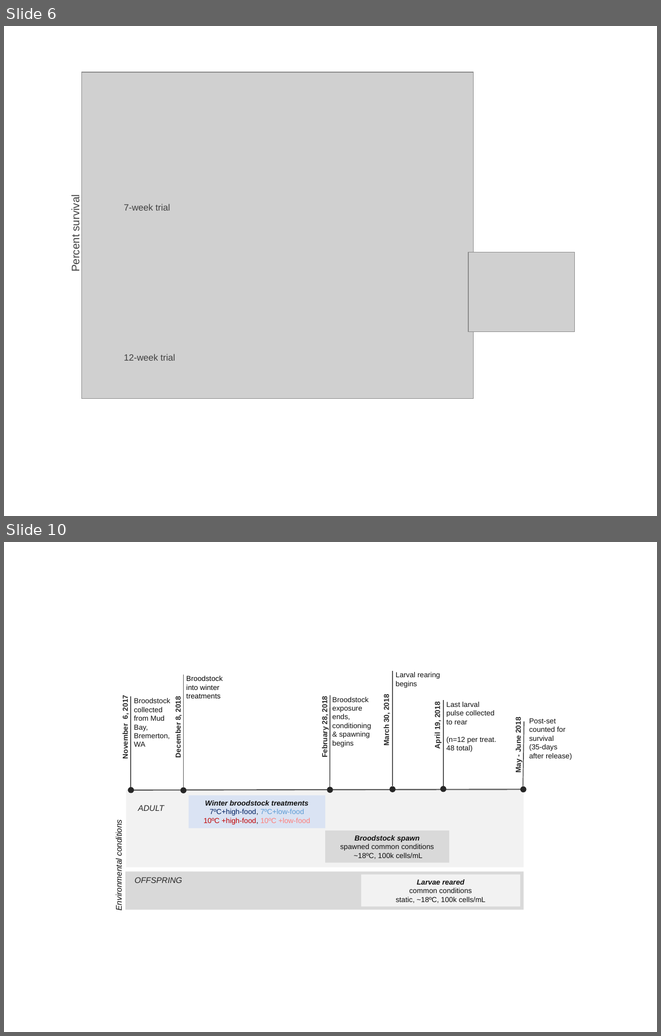
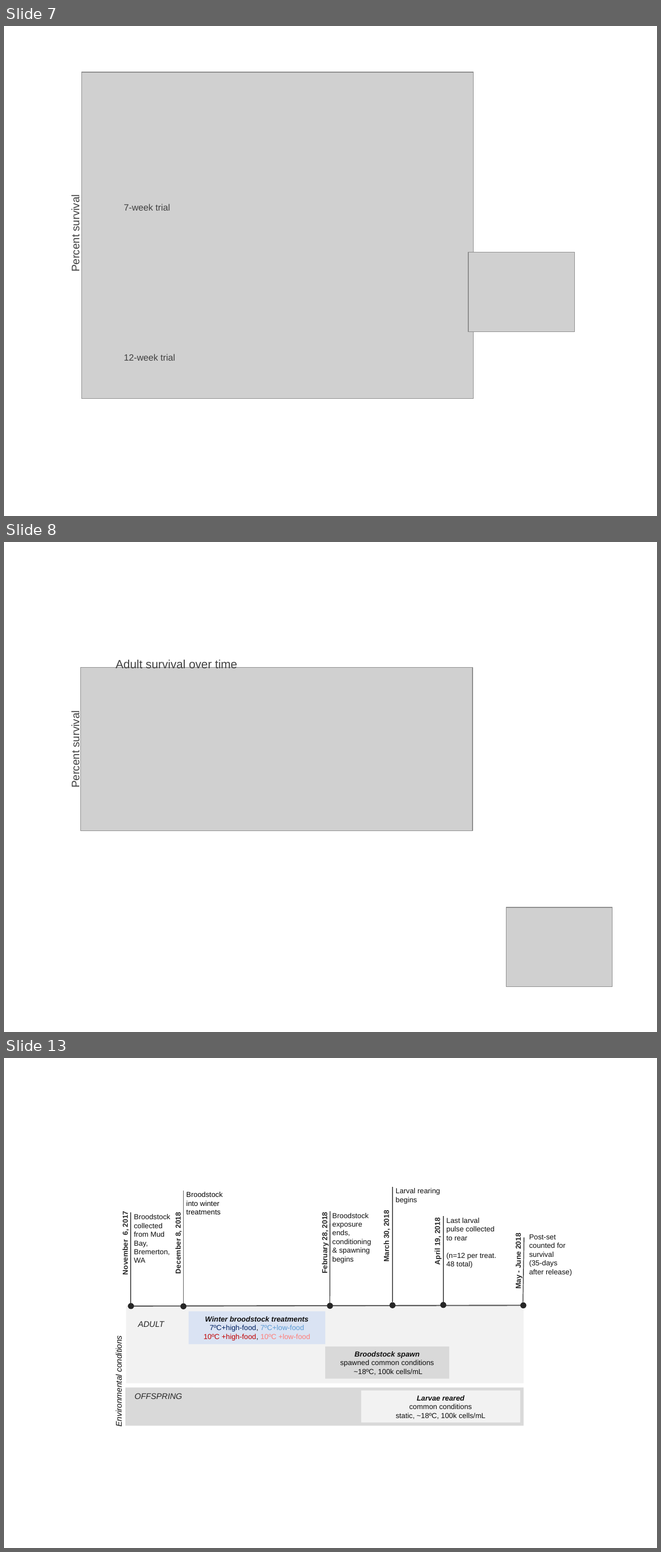
Before and after one commit to laurahspencer/O.lurida_Temperature, a slide deck: admin/plot-editing.pptx. Shown one above the other, each under a label of ours: slides 6 and 10 before the commit, slides 7, 8 and 13 after it; the slides between them are not shown. The pictures are 661x1036 and 661x1552 pixels, drawn with LibreOffice and Linux fonts; fonts in the diff are those of the drawing; grey boxes stand for pictures. Boxes give left, top, right and bottom in pixels: in the first picture for what was removed or moved away, otherwise in the second. Text is boxed around its words. In the diff, an @@ line names an element or a change of style, - is before the commit and + after.

```diff
--- a/admin/plot-editing.pptx
+++ b/admin/plot-editing.pptx
@@ slide 8 added at (x1=4, y1=542, x2=657, y2=1032), background #FFFFFF @@
@@ picture added at (x1=81, y1=668, x2=473, y2=831) @@
@@ text added at (x1=116, y1=659, x2=237, y2=668), 13 pt, text #404040 @@
+Adult survival over time
@@ text added at (x1=70, y1=714, x2=82, y2=787), 12 pt, text #404040 @@
+Percent survival
@@ picture added at (x1=506, y1=907, x2=612, y2=987) @@
@@ what was slide 6 is now slide 7 @@
@@ what was slide 10 is now slide 13 @@
```
Also in this commit, not shown: 1 slide changed, 4 other slides added, 2 slides removed, 56 other files.
